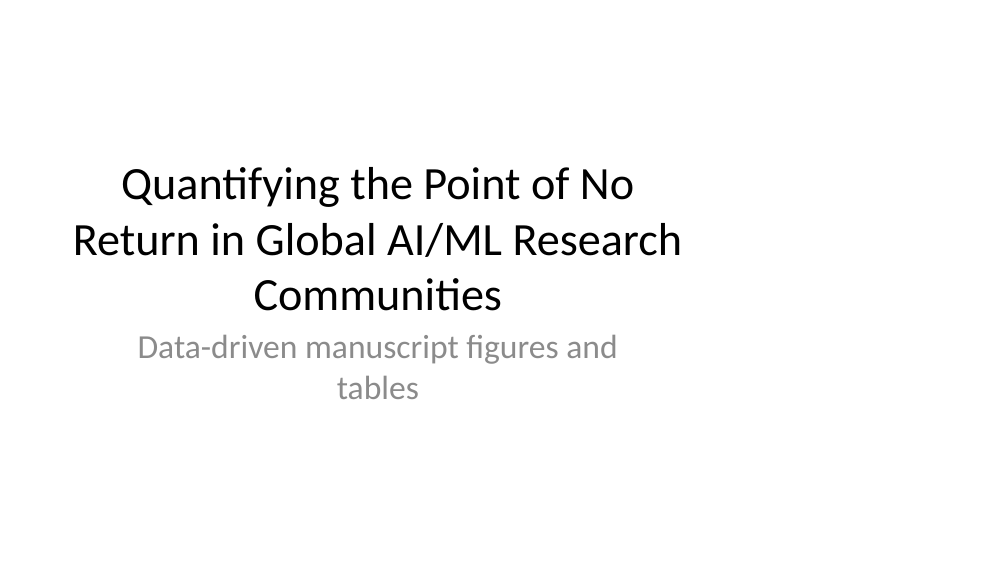
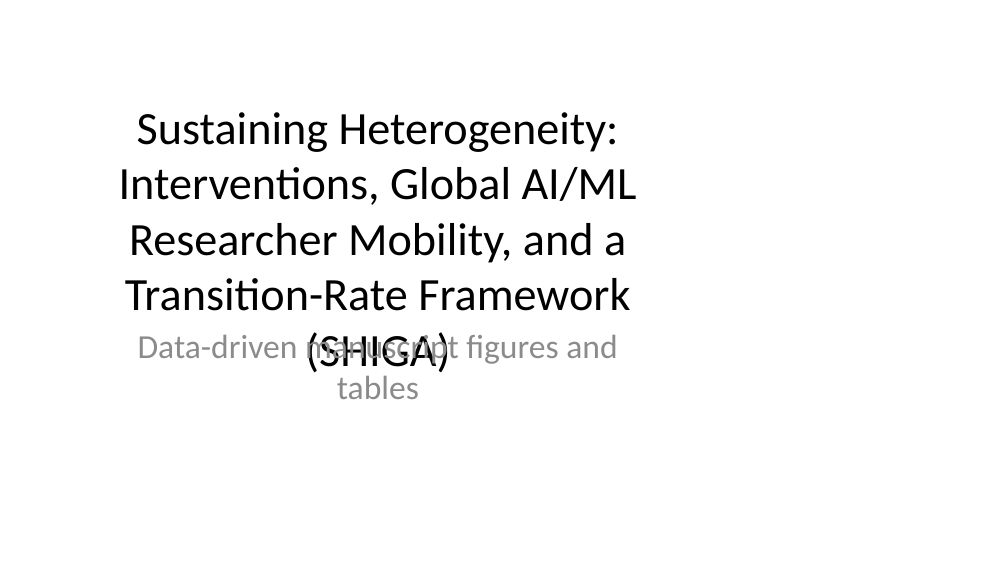
Before and after one commit to bougtoir/medical-accident-its-analysis, a slide deck: slide 1 of researcher_mobility_ode/docs/manuscript_full_article_figures.pptx. Drawn at 1008x567 pixels with LibreOffice and Linux fonts; fonts in the diff are those of the drawing. Boxes give left, top, right and bottom in pixels: in the first picture for what was removed or moved away, otherwise in the second. Text is boxed around its words. In the diff, an @@ line names an element or a change of style, - is before the commit and + after.

```diff
--- a/researcher_mobility_ode/docs/manuscript_full_article_figures.pptx
+++ b/researcher_mobility_ode/docs/manuscript_full_article_figures.pptx
@@ title at bbox=[119, 112, 637, 377]: text changed @@
-Quantifying the Point of No Return in Global AI/ML Research Communities
+Sustaining Heterogeneity: Interventions, Global AI/ML Researcher Mobility, and a Transition-Rate Framework (SHIGA)
```
Also in this commit, not shown: 4 other files.
